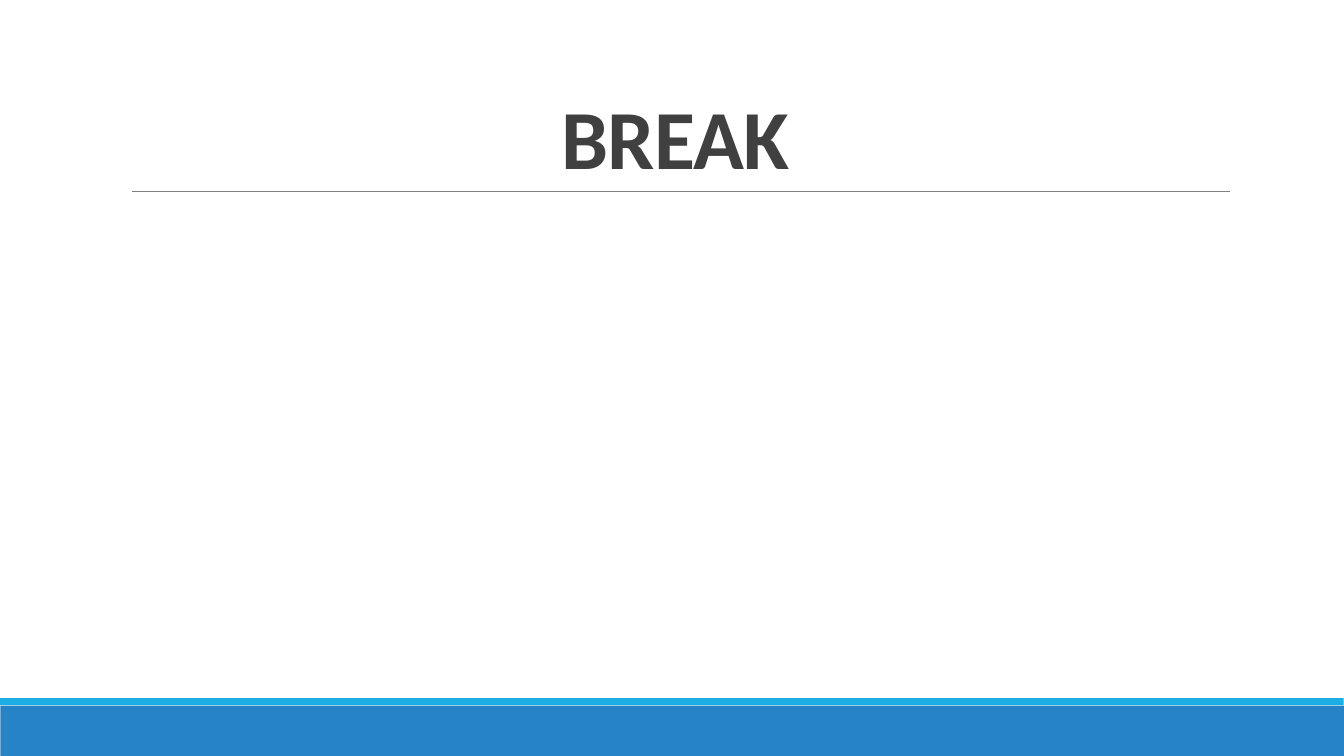
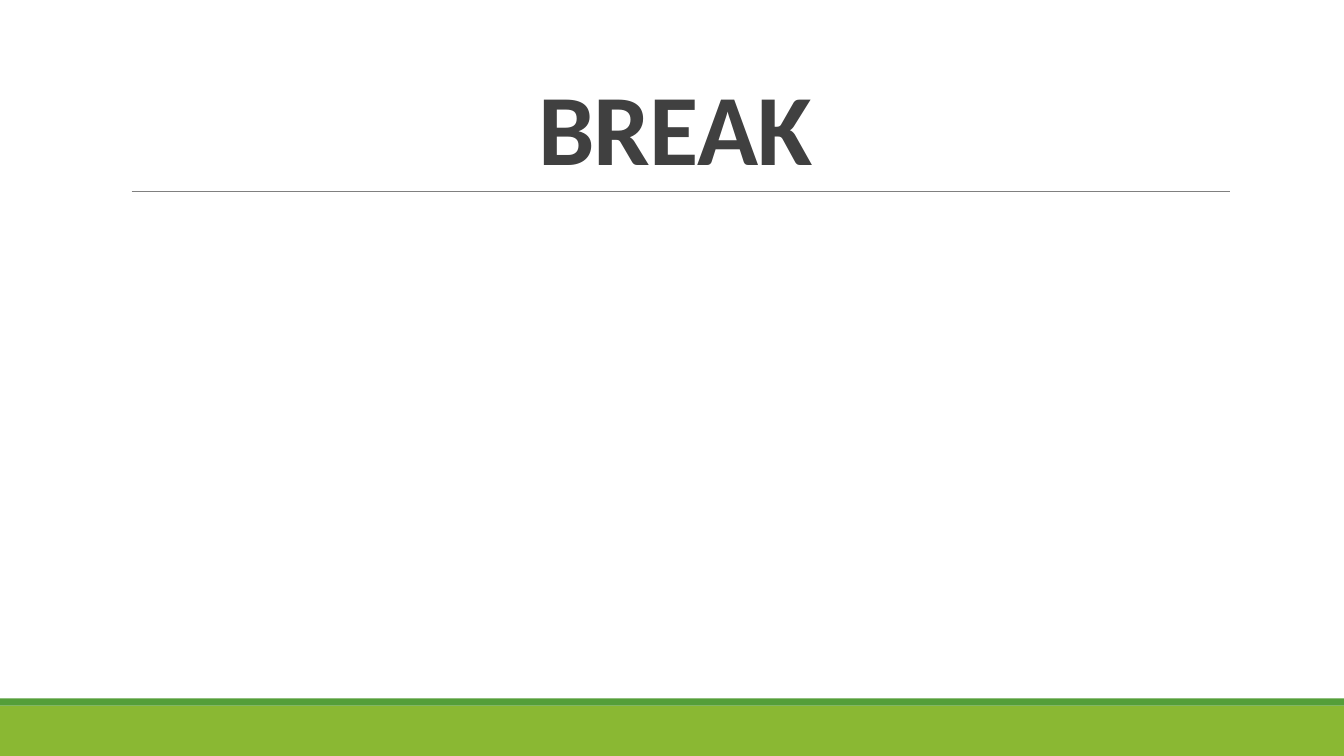
Before and after one commit to sjspielman/bio5312_fall2017, a slide deck: slide 21 of slides/day3_probability_tidyverse2.pptx (slide 3 before the commit). Drawn at 1344x756 pixels with LibreOffice and Linux fonts; fonts in the diff are those of the drawing. Boxes give left, top, right and bottom in pixels: in the first picture for what was removed or moved away, otherwise in the second. Text is boxed around its words. In the diff, an @@ line names an element or a change of style, - is before the commit and + after.

```diff
--- a/slides/day3_probability_tidyverse2.pptx
+++ b/slides/day3_probability_tidyverse2.pptx
@@ title "BREAK" at box(538, 99, 812, 165): size 60 to 72 pt @@
@@ rectangle at box(0, 706, 1344, 756): fill #2683C6 to #8AB833 @@
@@ rectangle at box(0, 699, 1344, 706): fill #1CADE4 to #549E39 @@
```
Also in this commit, not shown: 5 other slides changed, 28 slides added, 2 slides removed, 3 other files.
